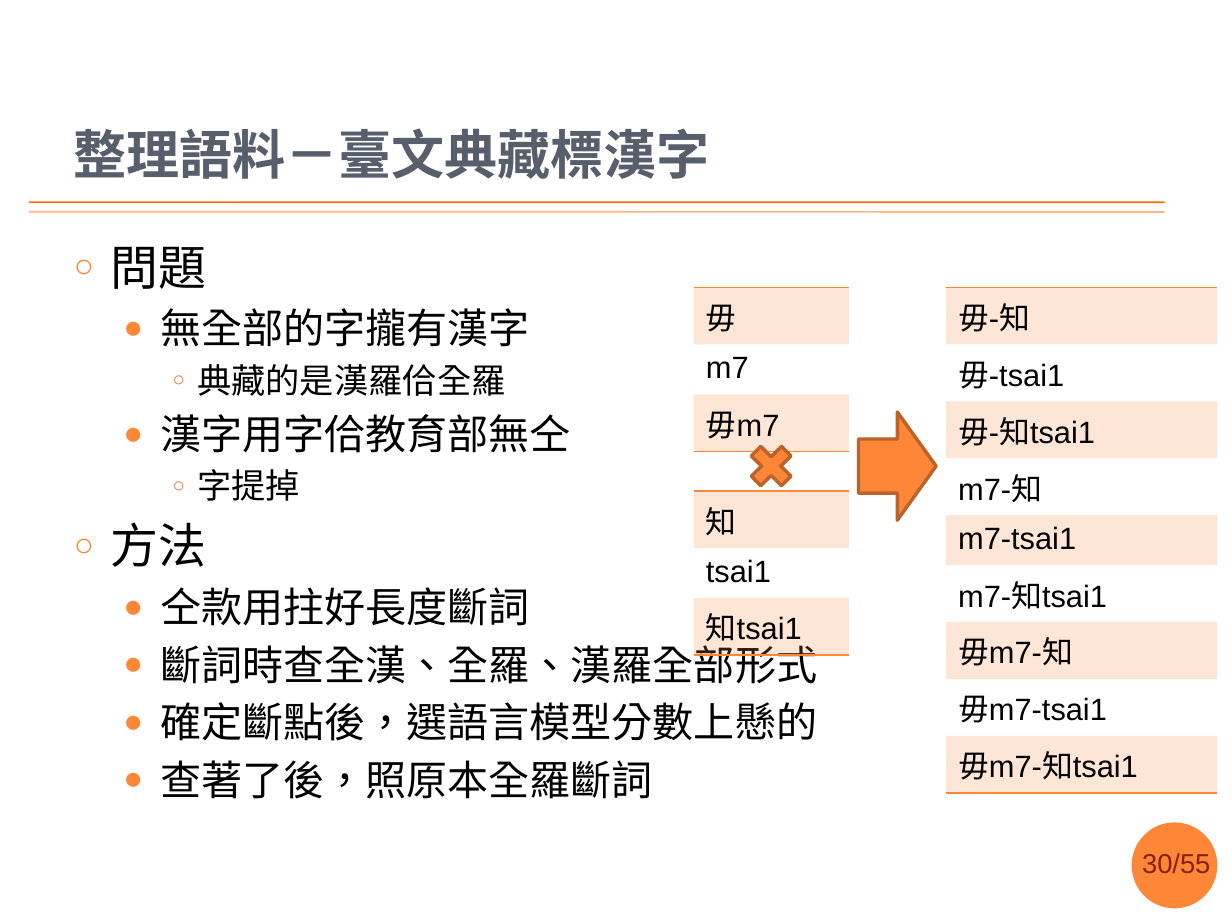
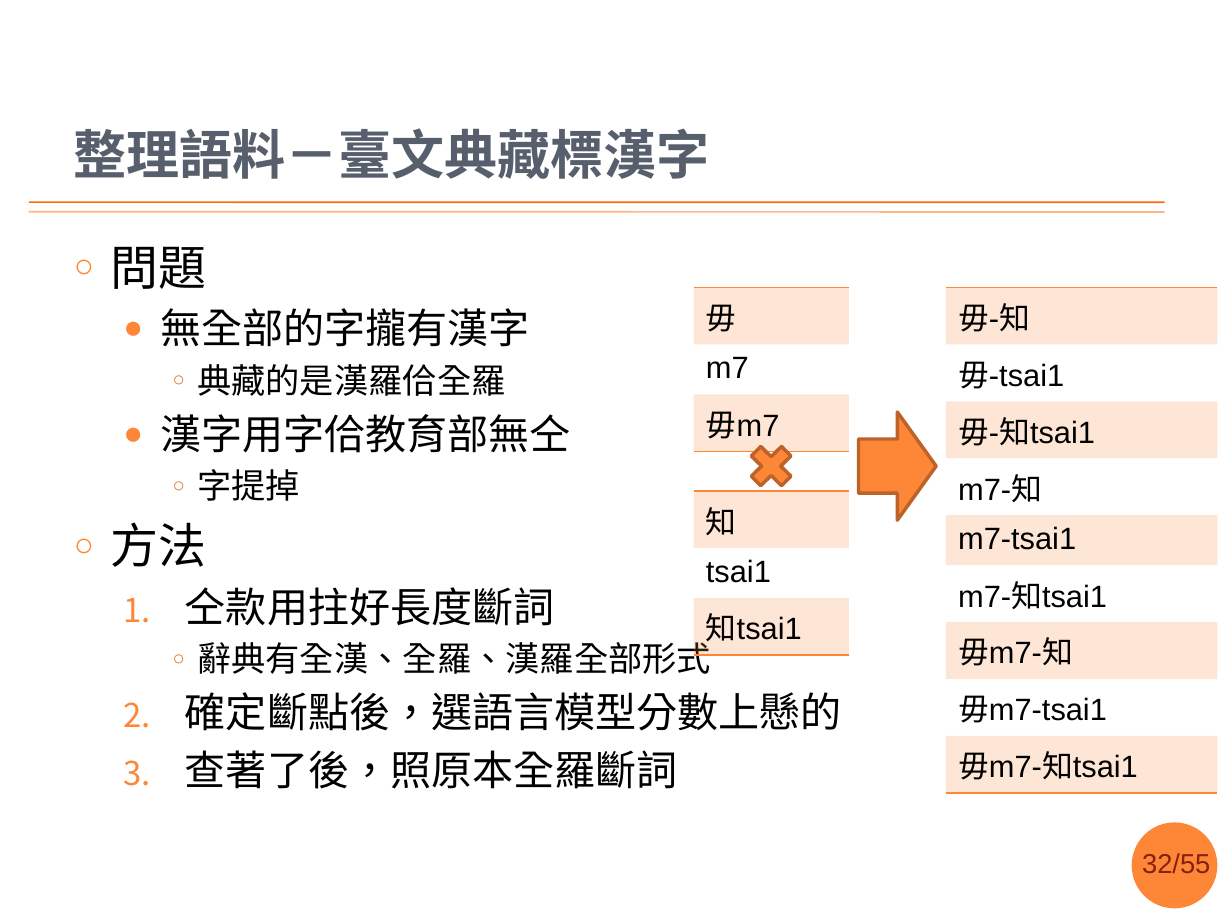
Before and after one commit to sih4sing5hong5/po3-ko3_tau5-iann2-phinn3, a slide deck: slide 32 of 翻譯報告.pptx (slide 30 before the commit). Drawn at 1232x924 pixels with LibreOffice and Linux fonts; fonts in the diff are those of the drawing; background and template pictures are left out. Boxes give left, top, right and bottom in pixels: in the first picture for what was removed or moved away, otherwise in the second. Text is boxed around its words. In the diff, an @@ line names an element or a change of style, - is before the commit and + after.

```diff
--- a/翻譯報告.pptx
+++ b/翻譯報告.pptx
@@ text at <box>185,587,842,789</box>: bullet ● to 1. @@
@@ text at <box>197,637,711,674</box>: text changed; size 24 to 20 pt @@
-  ● 斷詞時查全漢、全羅、漢羅全部形式
+    ○ 辭典有全漢、全羅、漢羅全部形式
@@ page number at <box>1142,853,1210,873</box>: text changed @@
-30/55
+32/55
```
Also in this commit, not shown: 8 other slides changed.
